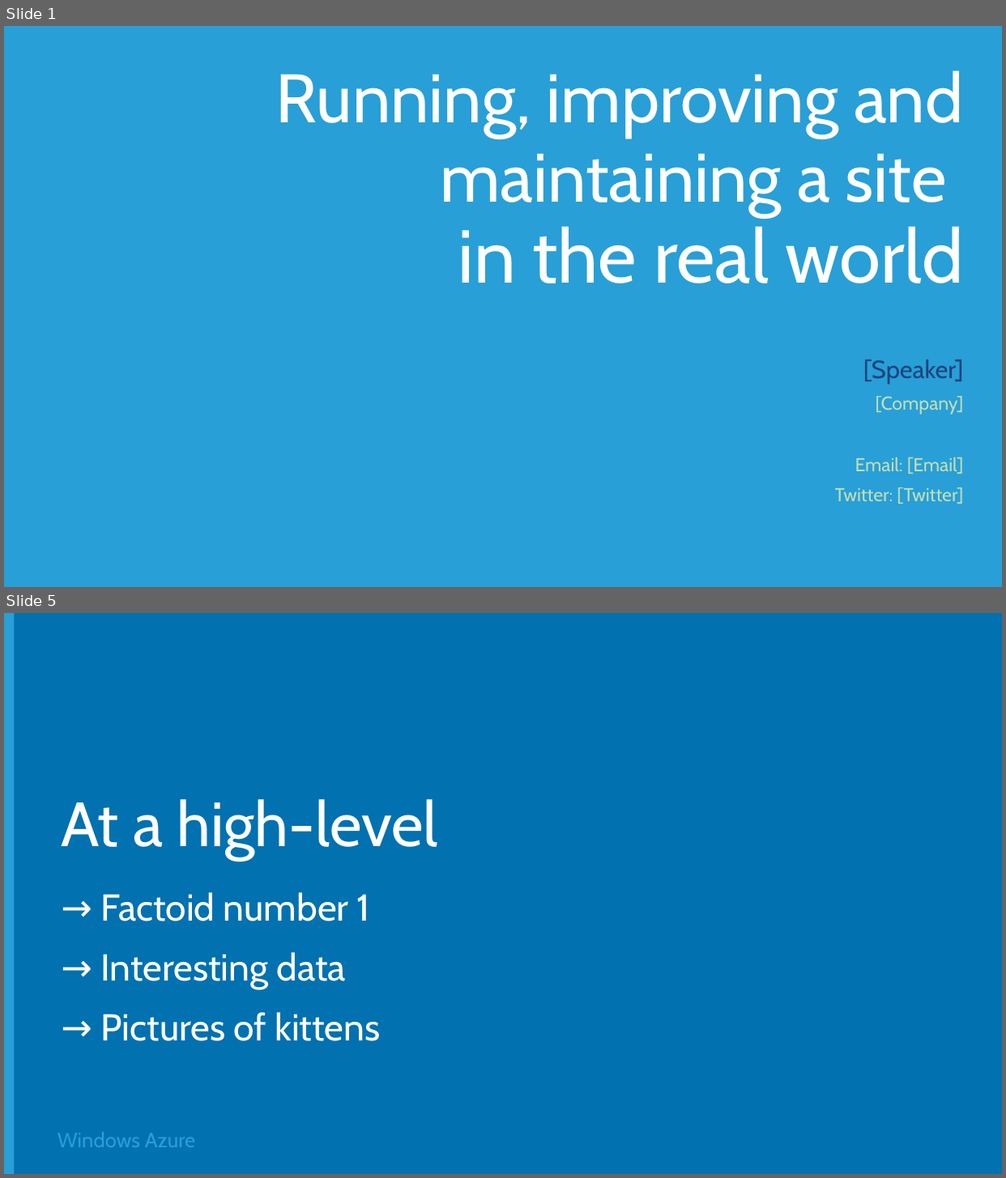
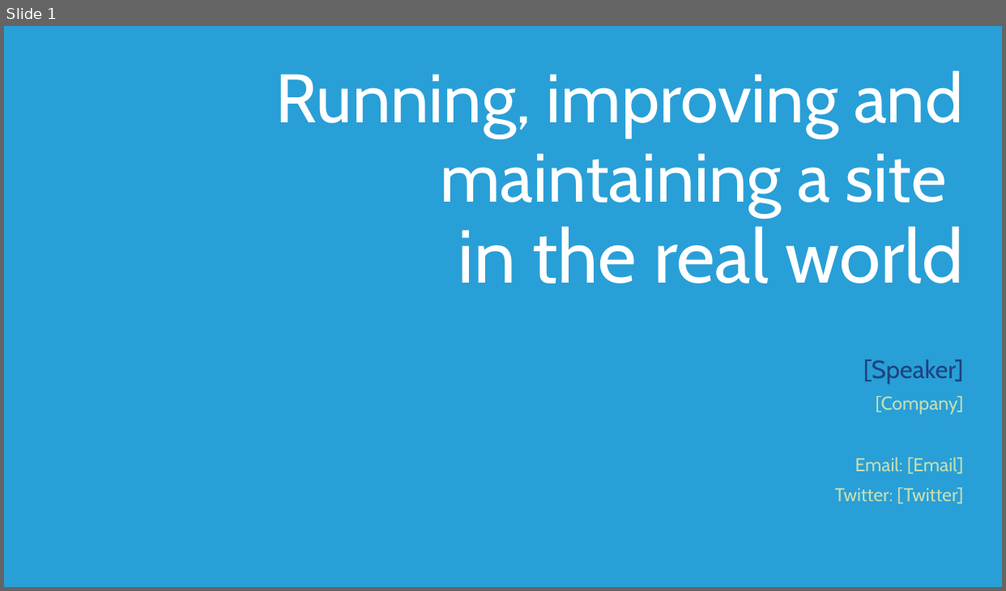
Before and after one commit to Microsoft-Web/DECK-ASPNET-in-Production, a slide deck: 6-ASPNET-in-Production.pptx. Shown one above the other, each under a label of ours: slides 1 and 5 before the commit, slide 1 after it; the slides between them are not shown. The pictures are 1006x1178 and 1006x591 pixels, drawn with LibreOffice and Linux fonts; fonts in the diff are those of the drawing; background and template pictures are left out. Boxes give left, top, right and bottom in pixels: in the first picture for what was removed or moved away, otherwise in the second. Text is boxed around its words. In the diff, an @@ line names an element or a change of style, - is before the commit and + after.

```diff
--- a/6-ASPNET-in-Production.pptx
+++ b/6-ASPNET-in-Production.pptx
@@ slide 5 removed at (4,613,1002,1174), background #0171B0 @@
@@ rectangle removed at (4,613,14,1174) @@
@@ title removed at (61,799,438,860) @@
-At a high-level
@@ subtitle removed at (101,892,380,1041) @@
-→ Factoid number 1
-→ Interesting data
-→ Pictures of kittens
@@ text removed at (57,1132,195,1148) @@
-Windows Azure
```
Also in this commit, not shown: 1 slide changed, 2 slides added, 7 other slides removed, 1 other file.
